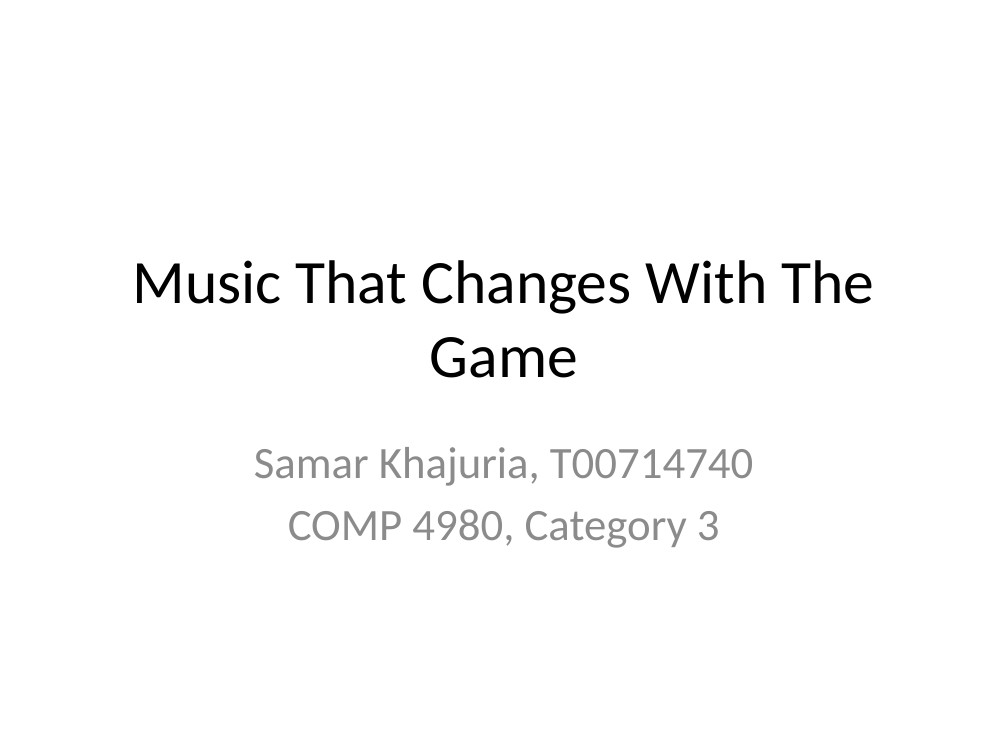
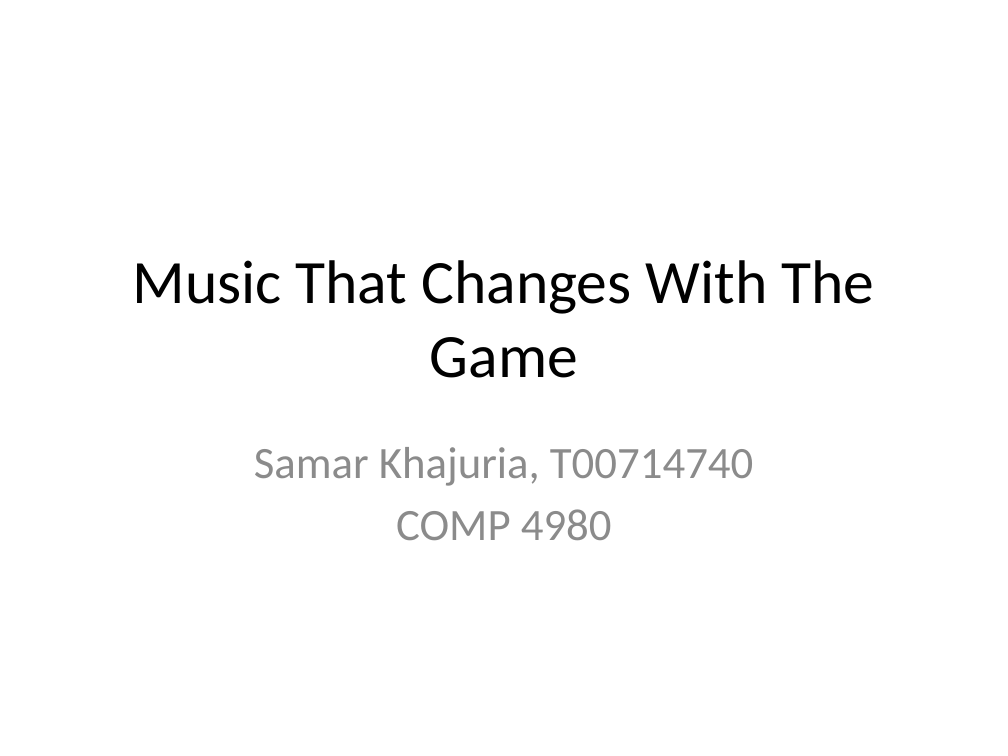
Before and after one commit to SUMMERxKx/musicGenerator, a slide deck: slide 1 of Presentation.pptx. Drawn at 1008x756 pixels with LibreOffice and Linux fonts; fonts in the diff are those of the drawing. Boxes give left, top, right and bottom in pixels: in the first picture for what was removed or moved away, otherwise in the second. Text is boxed around its words. In the diff, an @@ line names an element or a change of style, - is before the commit and + after.

```diff
--- a/Presentation.pptx
+++ b/Presentation.pptx
@@ subtitle at (x1=396, y1=509, x2=612, y2=540): text changed @@
-COMP 4980, Category 3
+COMP 4980
```
Also in this commit, not shown: 4 other slides changed, 1 slide removed, 3 other files.
